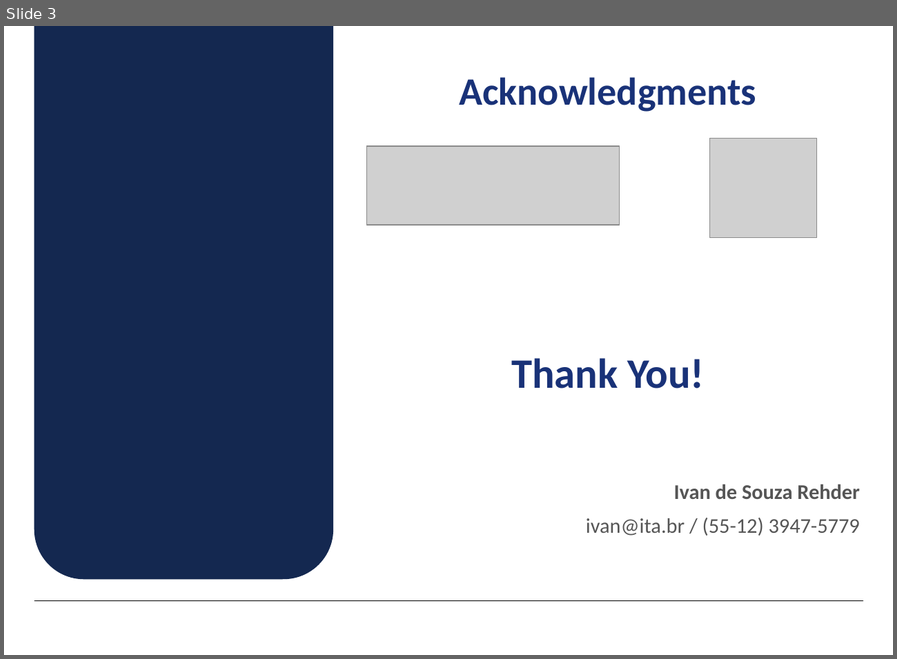
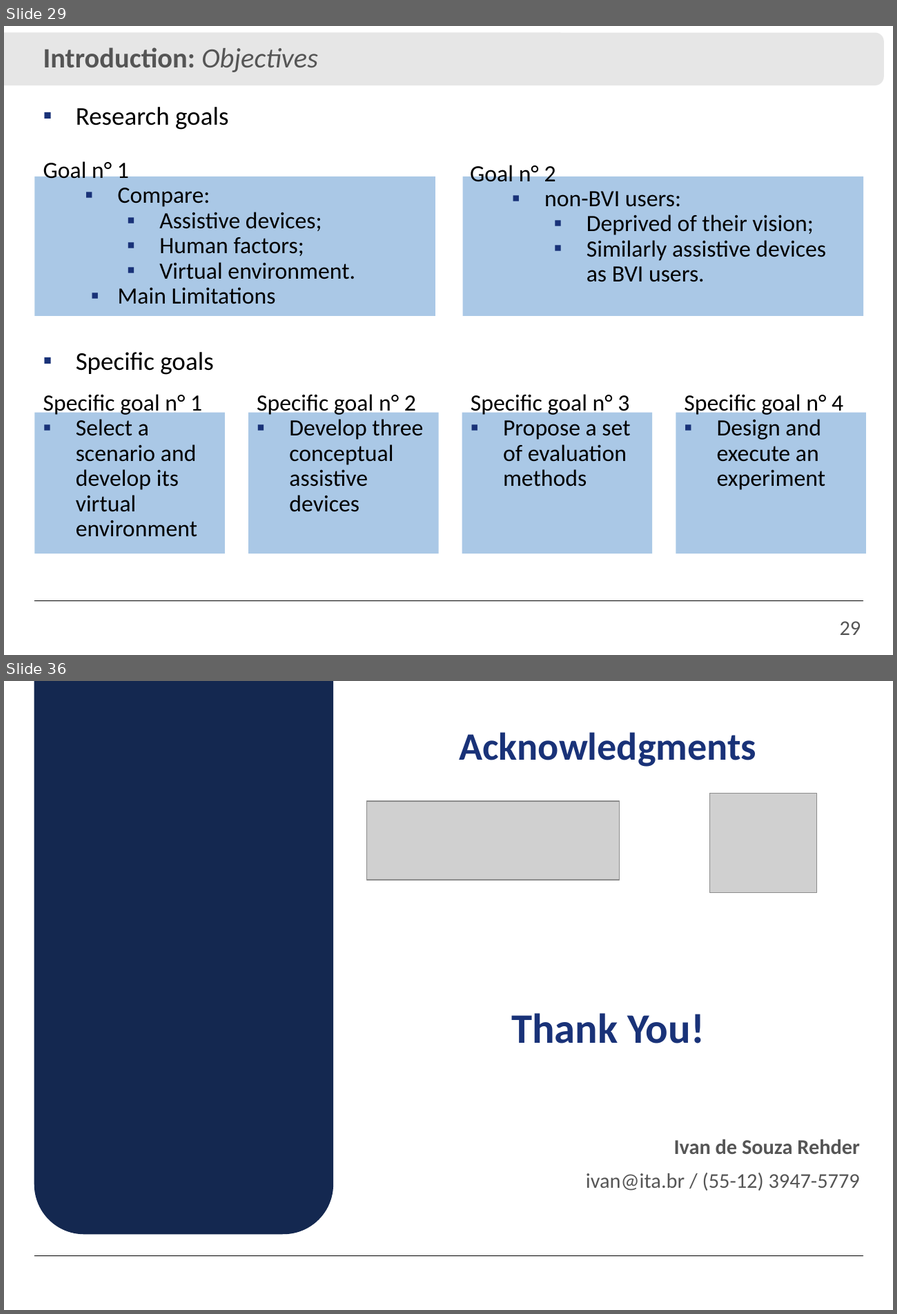
Before and after one commit to IvanRehder/Dissertacao, a slide deck: Apresentação/Apresentação.pptx. Shown one above the other, each under a label of ours: slide 3 before the commit, slides 29 and 36 after it; the slides between them are not shown. The pictures are 897x659 and 897x1314 pixels, drawn with LibreOffice and Linux fonts; fonts in the diff are those of the drawing; grey boxes stand for pictures; background and template pictures are left out. Boxes give left, top, right and bottom in pixels: in the first picture for what was removed or moved away, otherwise in the second. Text is boxed around its words. In the diff, an @@ line names an element or a change of style, - is before the commit and + after.

```diff
--- a/Apresentação/Apresentação.pptx
+++ b/Apresentação/Apresentação.pptx
@@ slide 29 added at [4, 26, 893, 655], background #FFFFFF; not listed: 1 template element that a slide beside it also shows @@
@@ rounded rectangle added at [4, 33, 884, 85], fill #E6E6E6 @@
@@ text added at [43, 47, 318, 72], 24 pt, text #555555, bold @@
+Introduction: Objectives
@@ text added at [43, 107, 355, 304], 20 pt, text #000000 @@
+▪ Research goals
+Goal n° 1
+  ▪ Compare:
+    ▪ Assistive devices;
+    ▪ Human factors;
+    ▪ Virtual environment.
+  ▪ Main Limitations
@@ text added at [470, 162, 826, 282], 20 pt, text #000000 @@
+Goal n° 2
+  ▪ non-BVI users:
+    ▪ Deprived of their vision;
+    ▪ Similarly assistive devices as BVI users.
@@ rectangle added at [35, 176, 435, 315], fill #AAC8E6 @@
@@ rectangle added at [462, 176, 862, 315], fill #AAC8E6 @@
@@ text added at [76, 352, 213, 374], 22 pt, text #000000 @@
+▪ Specific goals
@@ text added at [43, 394, 202, 537], 20 pt, text #000000 @@
+Specific goal n° 1
+▪ Select a scenario and develop its virtual environment
@@ text added at [257, 394, 423, 512], 20 pt, text #000000 @@
+Specific goal n° 2
+▪ Develop three conceptual assistive devices
@@ text added at [470, 394, 630, 486], 20 pt, text #000000 @@
+Specific goal n° 3
+▪ Propose a set of evaluation methods
@@ text added at [684, 394, 843, 490], 20 pt, text #000000 @@
+Specific goal n° 4
+▪ Design and execute an experiment
@@ rectangle added at [35, 412, 225, 554], fill #AAC8E6 @@
@@ rectangle added at [248, 412, 439, 554], fill #AAC8E6 @@
@@ rectangle added at [462, 412, 653, 554], fill #AAC8E6 @@
@@ rectangle added at [676, 412, 866, 554], fill #AAC8E6 @@
@@ page number added at [840, 621, 861, 635], 18 pt, text #555555 @@
+29
@@ what was slide 3 is now slide 36 @@
```
Also in this commit, not shown: 1 slide changed, 34 other slides added, 1 slide removed, 28 other files.
